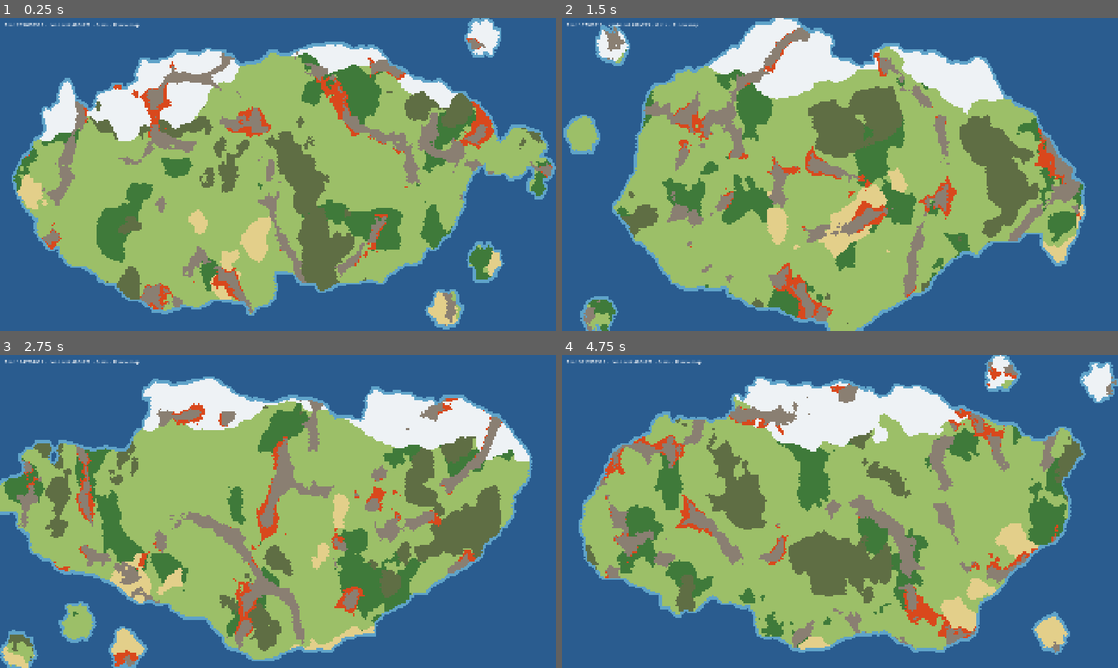
Above: before the commit, frames 1-4 (two rows, left to right).
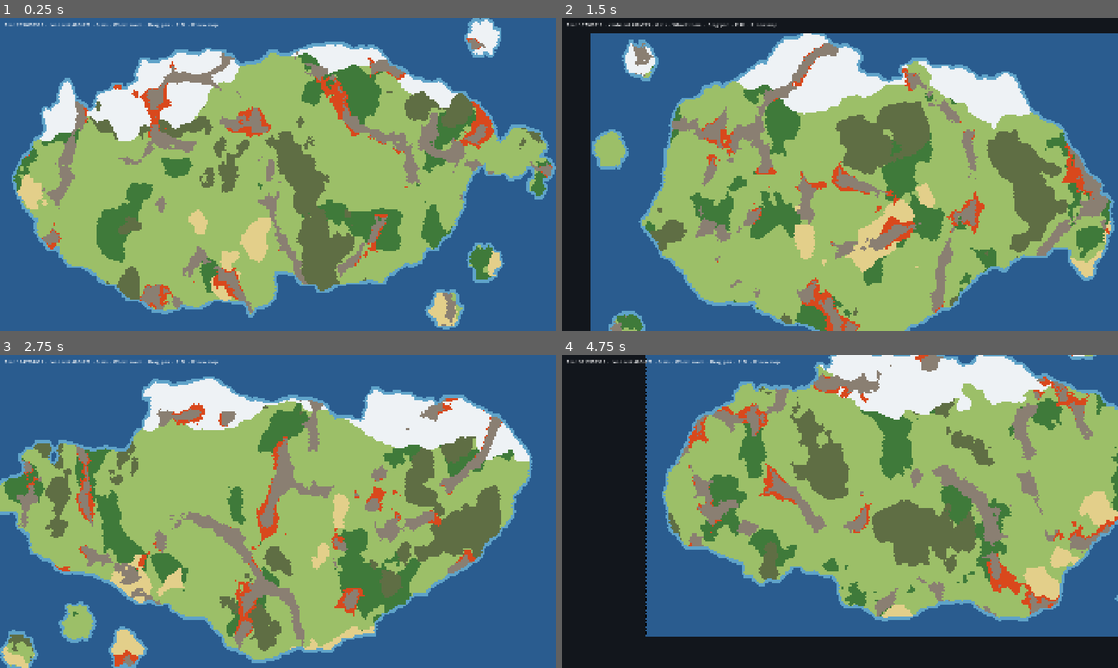
Above: after the commit, the same moments.

Repository: abeuscher/roguebattle
Game: Godot game, scene res://scenes/main.tscn
The game is run twice, just before and just after one commit, with the same random seed, the same clock (stepped at 60 frames per second) and the same inputs.
Inputs (mouse positions are in pixels of both pictures, inside the frame that each line leads up to):
- Up to frame 1 (0.25 s): no input
- Up to frame 2 (1.5 s): tap Enter at 0.5 s; move the mouse to (962, 158) at 0.52 s; tap R at 0.6 s; click (962, 158) at 0.67 s; tap F at 0.8 s; tap Space at 1.25 s; drag from (728, 190) to (812, 237) at 1.27 s
- Up to frame 3 (2.75 s): tap Enter at 2 s; move the mouse to (333, 442) at 2.02 s; tap R at 2.1 s; click (333, 442) at 2.17 s; tap F at 2.3 s
- Up to frame 4 (4.75 s): tap Space at 2.75, 4.25 s; drag from (812, 574) to (673, 464) at 2.77 s; tap Enter at 3.5 s; move the mouse to (1006, 558) at 3.52 s; tap R at 3.6 s; click (1006, 558) at 3.67 s; tap F at 3.8 s; drag from (673, 464) to (756, 433) at 4.27 s

The runs differ from the first frame. In frame 1, 0.5% of the frame differs, in the area x 3-91%, y 1-99%; in frame 2, 53%; in frame 3, 0.6%; in frame 4, 76%, in the area x 0-100%, y 0-100%.

Commit message:
Map viewer: wheel zoom at cursor, drag to pan, F to fit
Co-Authored-By: Claude Opus 5.5 <noreply@anthropic.com>

Diff:
--- a/project.godot
+++ b/project.godot
@@ -1,4 +1,10 @@
 ; Engine configuration file.
+; It's best edited using the editor UI and not directly,
+; since the parameters that go here are not all obvious.
+;
+; Format:
+;   [section] ; section goes between []
+;   param=value ; assign values to parameters
 
 config_version=5
 
--- a/scenes/main.gd
+++ b/scenes/main.gd
@@ -1,28 +1,34 @@
 extends Control
-## Temporary start screen for M1: shows a generated map. R = new seed.
+## Temporary start screen for M1: shows a generated map.
+## Wheel zooms at the cursor, drag pans, F fits, R makes a new map.
 ## Replaced by the battlemap and configurator later in M1.
+
+const MAX_ZOOM := 32.0
 
 var data: GameData
 var log: GameLog
 var view := TextureRect.new()
 var label := Label.new()
+var _fit_zoom := 1.0
+var _dragging := false
 
 
 func _ready() -> void:
 	data = GameData.load_dir()
 	log = GameLog.new("user://logs/game-%s.log" % Time.get_datetime_string_from_system().replace(":", "-"))
 	set_anchors_preset(PRESET_FULL_RECT)
+	clip_contents = true
 	var bg := ColorRect.new()
 	bg.color = Color("#12161c")
 	bg.set_anchors_preset(PRESET_FULL_RECT)
+	bg.mouse_filter = MOUSE_FILTER_IGNORE
 	add_child(bg)
-	view.set_anchors_preset(PRESET_FULL_RECT)
-	view.expand_mode = TextureRect.EXPAND_IGNORE_SIZE
-	view.stretch_mode = TextureRect.STRETCH_KEEP_ASPECT_CENTERED
 	view.texture_filter = CanvasItem.TEXTURE_FILTER_NEAREST
+	view.mouse_filter = MOUSE_FILTER_IGNORE
 	add_child(view)
 	label.position = Vector2(16, 12)
 	add_child(label)
+	resized.connect(_fit)
 	_generate(randi())
 
 
@@ -30,11 +36,50 @@
 	var started := Time.get_ticks_msec()
 	var map := MapGen.generate(data, seed)
 	view.texture = ImageTexture.create_from_image(MinimapImage.build(map, data))
-	label.text = "Seed %d  ·  %s %dx%d  ·  %d ms  ·  R: new map" % [
+	view.size = view.texture.get_size()
+	label.text = "Seed %d  ·  %s %dx%d  ·  %d ms  ·  Wheel: zoom  ·  Drag: pan  ·  F: fit  ·  R: new map" % [
 			seed, map.settings["preset"], map.width, map.height, Time.get_ticks_msec() - started]
 	log.add(0, "system", "Map generated: seed %d, %s" % [seed, JSON.stringify(map.settings)])
+	_fit()
+
+
+func _fit() -> void:
+	if view.texture == null:
+		return
+	var tex := view.texture.get_size()
+	_fit_zoom = minf(size.x / tex.x, size.y / tex.y)
+	view.scale = Vector2.ONE * _fit_zoom
+	view.position = (size - tex * _fit_zoom) / 2.0
+
+
+func _zoom_at(point: Vector2, factor: float) -> void:
+	var z := clampf(view.scale.x * factor, _fit_zoom * 0.5, _fit_zoom * MAX_ZOOM)
+	var on_image := (point - view.position) / view.scale.x
+	view.scale = Vector2.ONE * z
+	view.position = point - on_image * z
+
+
+func _gui_input(event: InputEvent) -> void:
+	if event is InputEventMouseButton:
+		var mb := event as InputEventMouseButton
+		if mb.pressed and mb.button_index == MOUSE_BUTTON_WHEEL_UP:
+			_zoom_at(mb.position, 1.25)
+		elif mb.pressed and mb.button_index == MOUSE_BUTTON_WHEEL_DOWN:
+			_zoom_at(mb.position, 0.8)
+		elif mb.button_index in [MOUSE_BUTTON_LEFT, MOUSE_BUTTON_RIGHT, MOUSE_BUTTON_MIDDLE]:
+			_dragging = mb.pressed
+	elif event is InputEventMouseMotion and _dragging:
+		view.position += (event as InputEventMouseMotion).relative
+	elif event is InputEventMagnifyGesture:
+		var g := event as InputEventMagnifyGesture
+		_zoom_at(g.position, g.factor)
 
 
 func _unhandled_key_input(event: InputEvent) -> void:
-	if event.is_pressed() and (event as InputEventKey).keycode == KEY_R:
-		_generate(randi())
+	if not event.is_pressed():
+		return
+	match (event as InputEventKey).keycode:
+		KEY_R:
+			_generate(randi())
+		KEY_F:
+			_fit()
